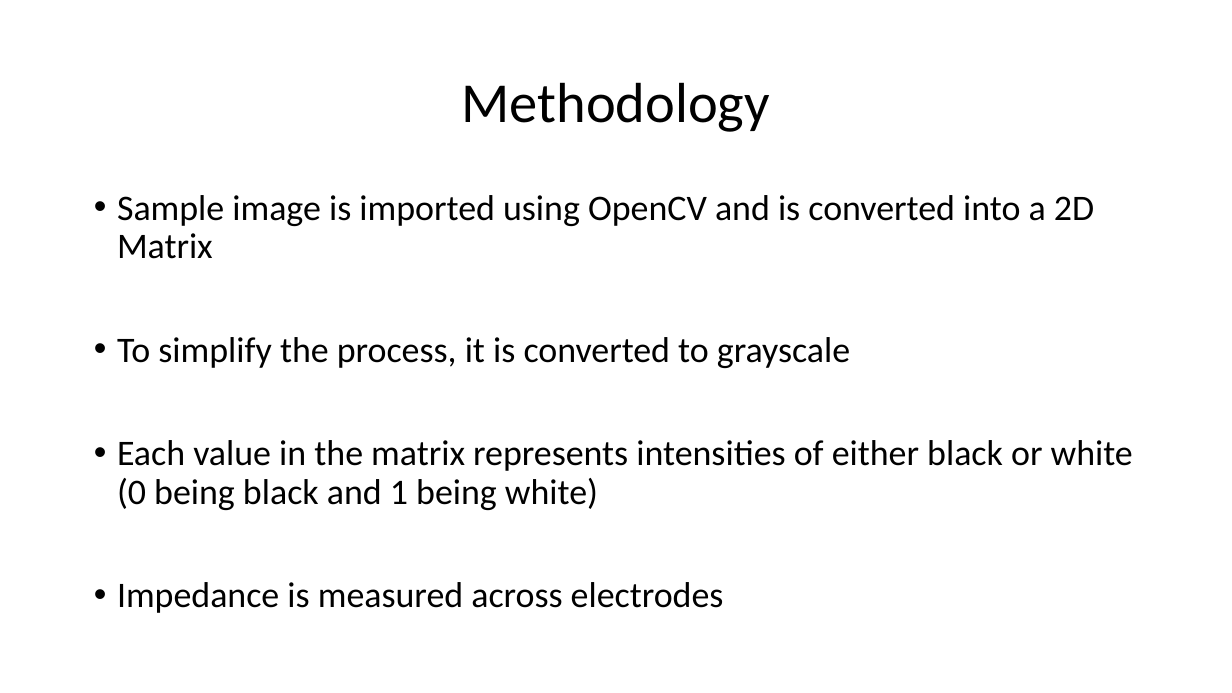
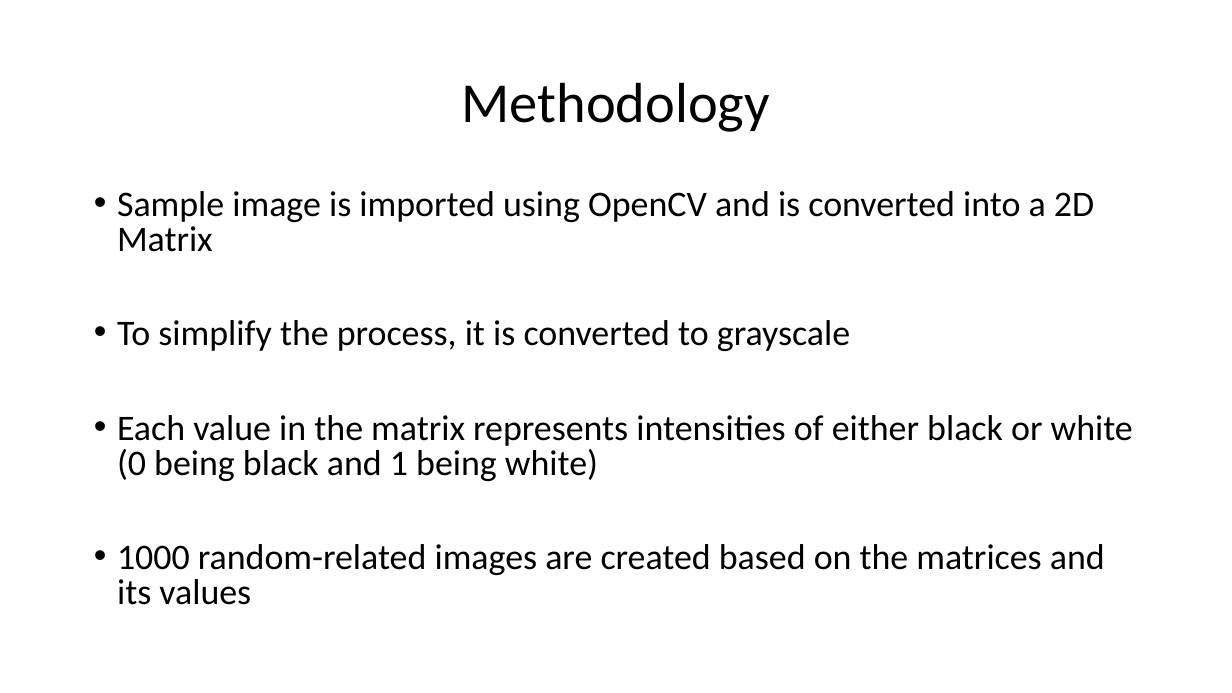
Before and after one commit to nsudhanva/eit, a slide deck: slide 5 of docs/Electrical Impedance Tomography.pptx (slide 4 before the commit). Drawn at 1232x693 pixels with LibreOffice and Linux fonts; fonts in the diff are those of the drawing. Boxes give left, top, right and bottom in pixels: in the first picture for what was removed or moved away, otherwise in the second. Text is boxed around its words. In the diff, an @@ line names an element or a change of style, - is before the commit and + after.

```diff
--- a/docs/Electrical Impedance Tomography.pptx
+++ b/docs/Electrical Impedance Tomography.pptx
@@ text at [117,191,1133,481]: line spacing 0.9 to 0.8 @@
@@ text at [117,544,1105,605]: text changed @@
-• Impedance is measured across electrodes
+• 1000 random-related images are created based on the matrices and its values
```
Also in this commit, not shown: 4 other slides changed, 2 slides added, 1 slide removed, 1 other file.
